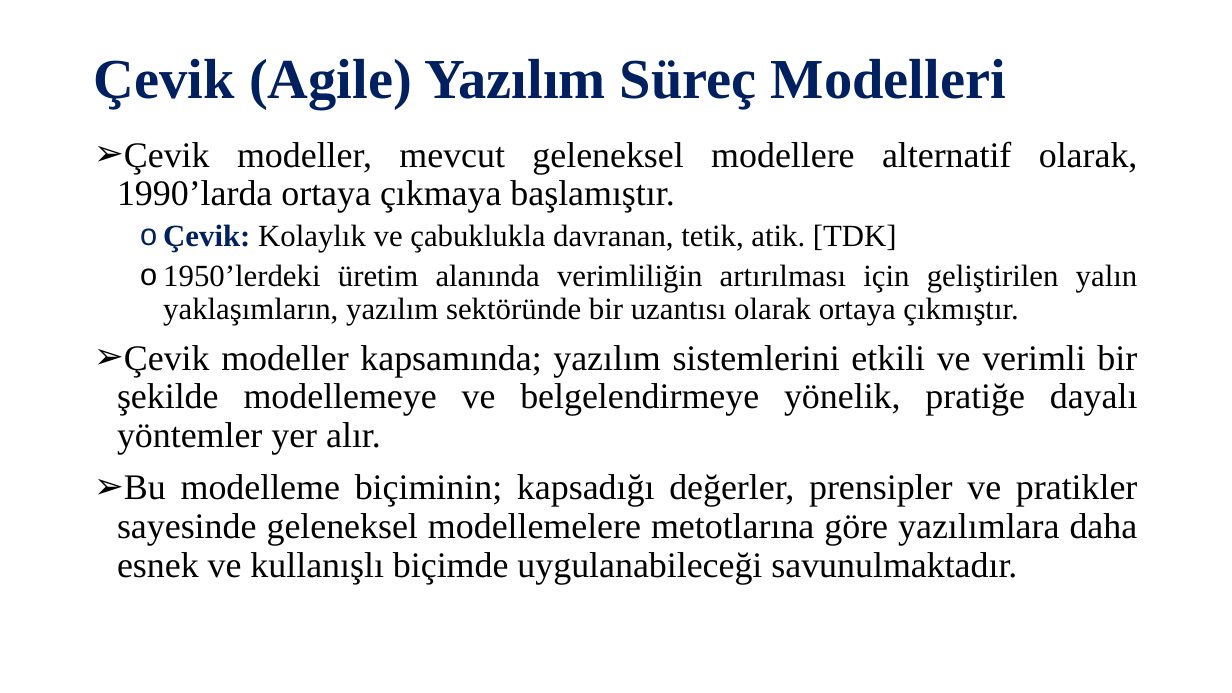
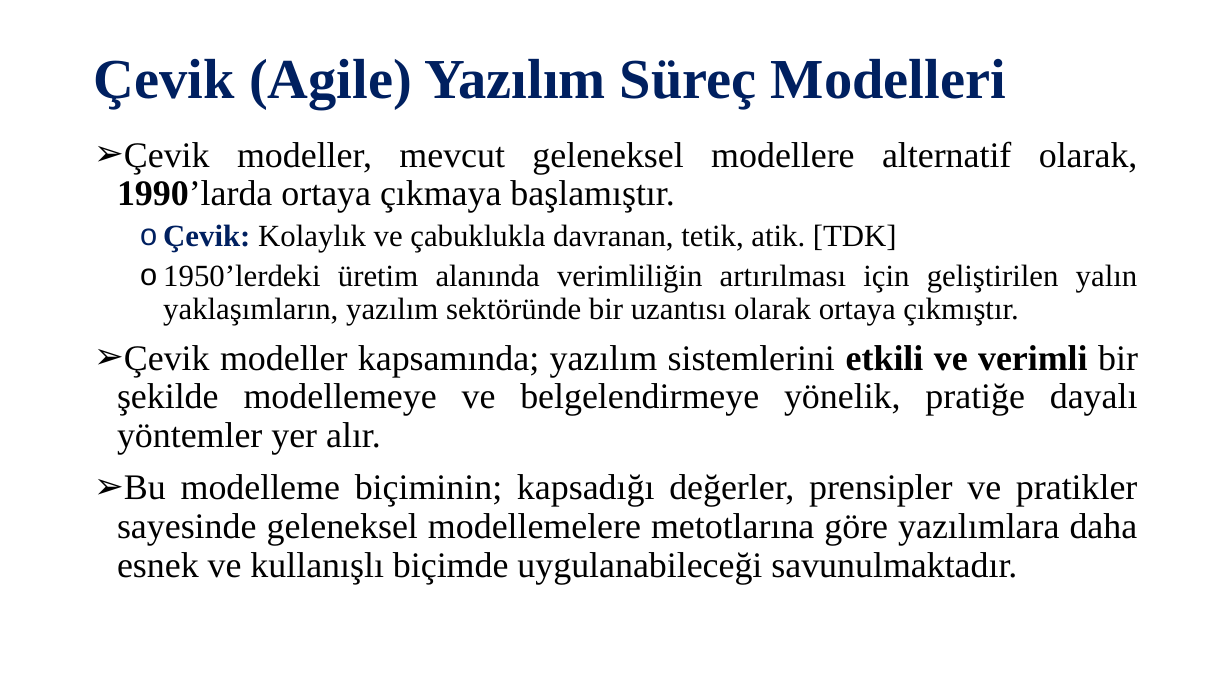
Before and after one commit to SevdanurGENC/Software-Architectures-Lecture-Notes, a slide deck: slide 12 of Slides/Yazılım Mimarileri - Bolum 3.pptx. Drawn at 1232x693 pixels with LibreOffice and Linux fonts; fonts in the diff are those of the drawing. Boxes give left, top, right and bottom in pixels: in the first picture for what was removed or moved away, otherwise in the second. Text is boxed around its words. In the diff, an @@ line names an element or a change of style, - is before the commit and + after.

```diff
--- a/Slides/Yazılım Mimarileri - Bolum 3.pptx
+++ b/Slides/Yazılım Mimarileri - Bolum 3.pptx
@@ text at bbox=[117, 141, 1138, 455]: bold on in "1990’larda", "etkili ve verimli" @@
```
Also in this commit, not shown: 13 other slides changed.
